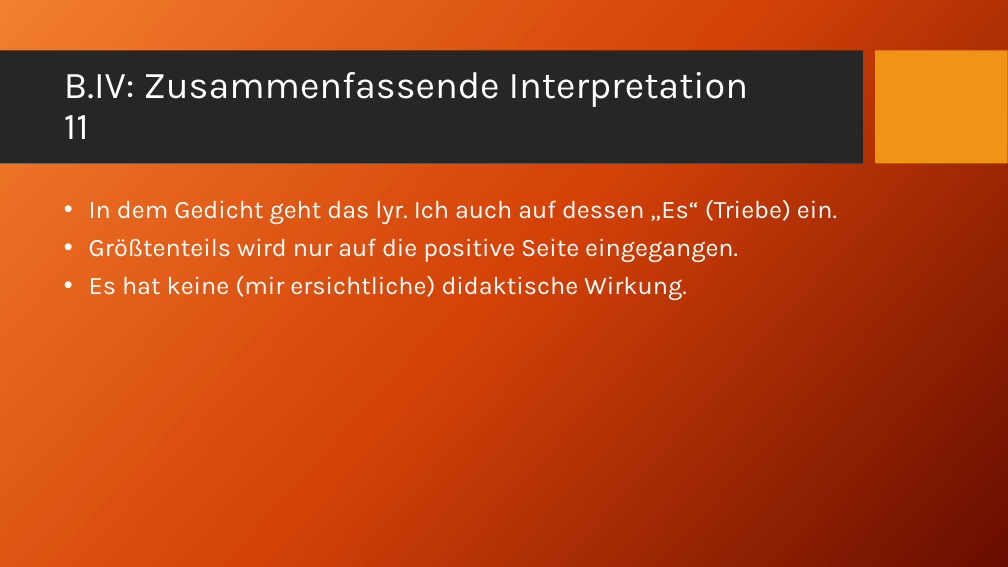
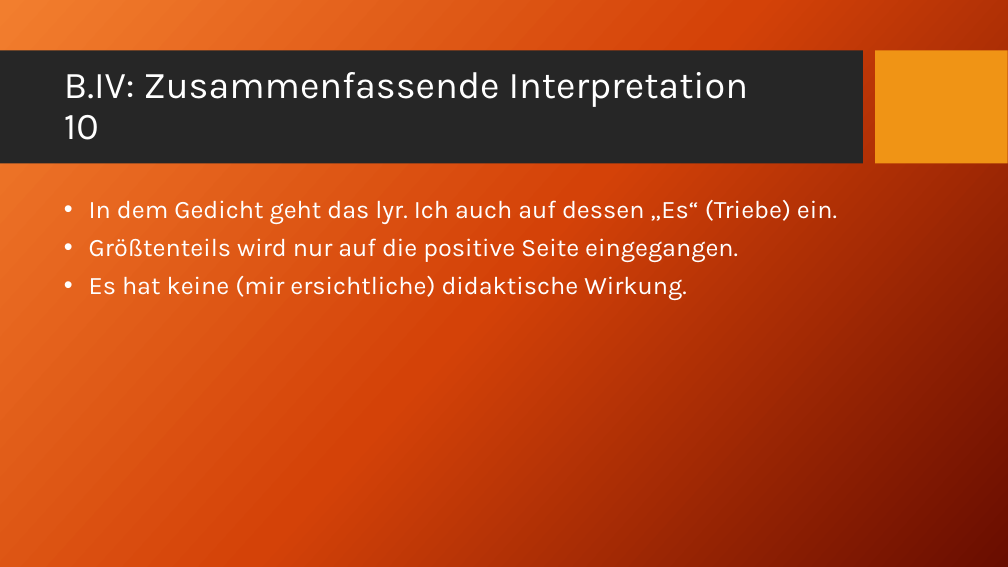
Before and after one commit to akb1154/REF-D-CG-6N, a slide deck: slide 11 of pptx/Goethe - Römische Elegien V.pptx (slide 12 before the commit). Drawn at 1008x567 pixels with LibreOffice and Linux fonts; fonts in the diff are those of the drawing; background and template pictures are left out. Boxes give left, top, right and bottom in pixels: in the first picture for what was removed or moved away, otherwise in the second. Text is boxed around its words. In the diff, an @@ line names an element or a change of style, - is before the commit and + after.

```diff
--- a/pptx/Goethe - Römische Elegien V.pptx
+++ b/pptx/Goethe - Römische Elegien V.pptx
@@ title at (64,72,749,140): text changed @@
-B.IV: Zusammenfassende Interpretation 11
+B.IV: Zusammenfassende Interpretation 10
```
Also in this commit, not shown: 9 other slides changed, 1 slide removed, 5 other files.
